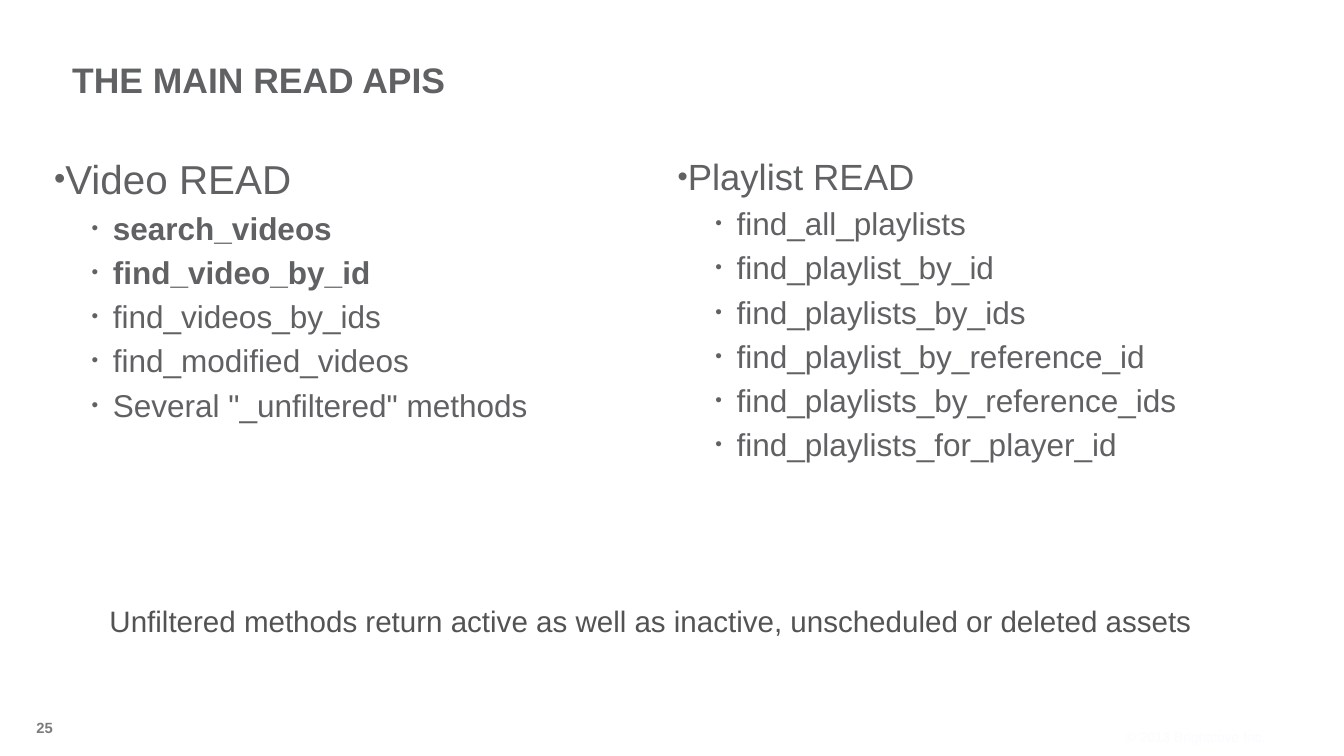
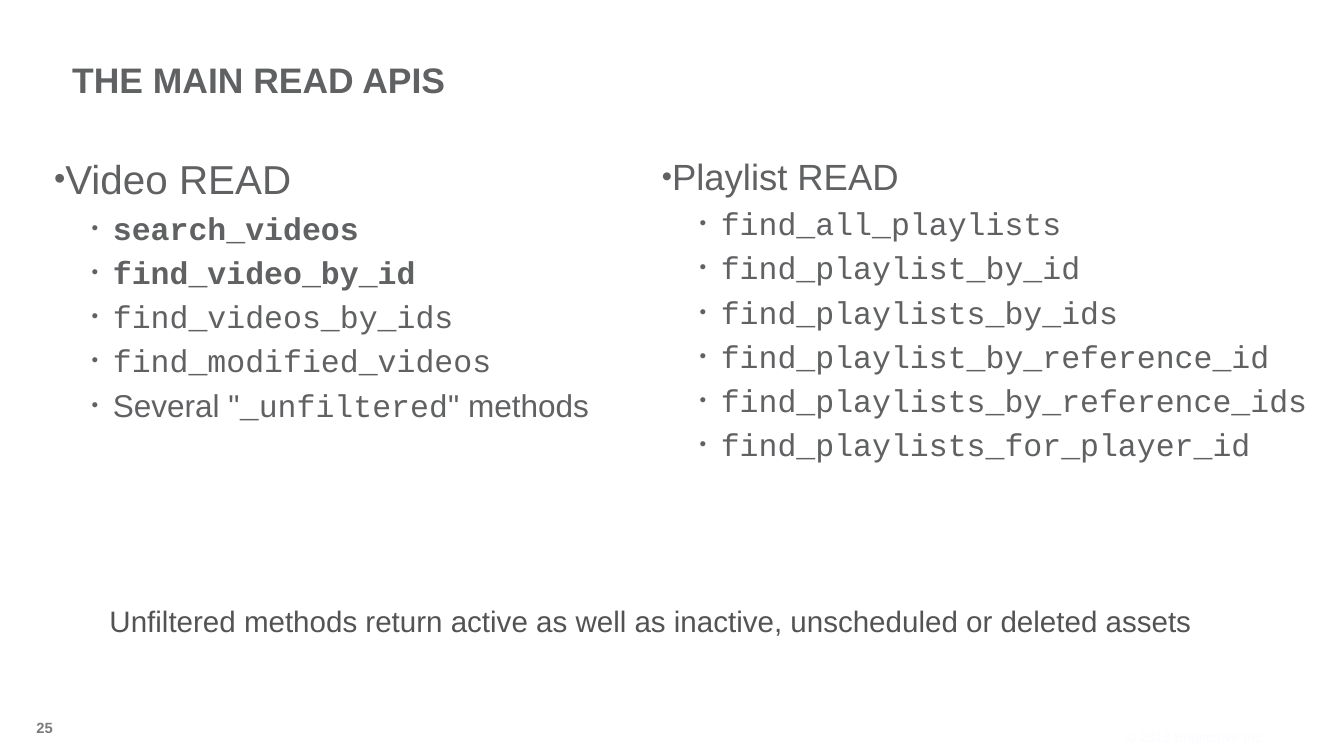
Before and after one commit to BrightcoveLearning/VideoCloudMediaAPI, a slide deck: slide 25 of Slides/developing-media-api-17Dec2013.pptx. Drawn at 1344x756 pixels with LibreOffice and Linux fonts; fonts in the diff are those of the drawing; background and template pictures are left out. Boxes give left, top, right and bottom in pixels: in the first picture for what was removed or moved away, otherwise in the second. Text is boxed around its words. In the diff, an @@ line names an element or a change of style, - is before the commit and + after.

```diff
--- a/Slides/developing-media-api-17Dec2013.pptx
+++ b/Slides/developing-media-api-17Dec2013.pptx
@@ text "Playlist READ": place and size @@
-text "Playlist READ" at <box>688,163,1177,462</box>
+text "Playlist READ" at <box>672,163,1307,463</box>
@@ text at <box>113,217,589,421</box>: font Arial to Courier New in "search_videos", "find_video_by_id", "find_videos_by_ids", "find_modified_videos" and 1 more places @@
@@ text at <box>721,213,1307,463</box>: font Arial to Courier New @@
```
Also in this commit, not shown: 11 other slides changed, 3 slides added.
